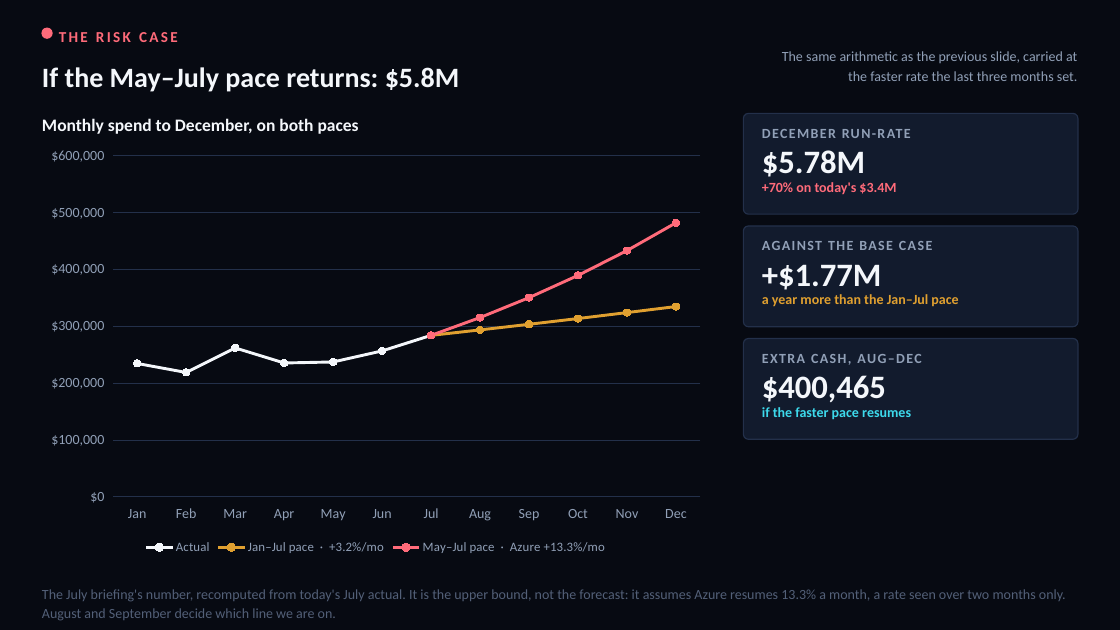
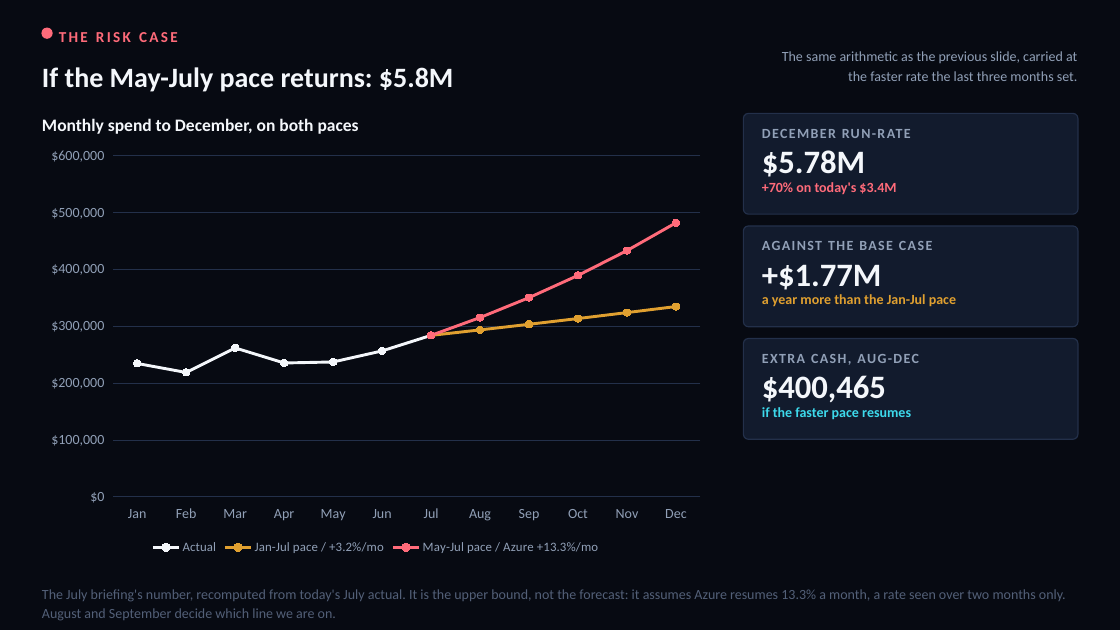
Before and after one commit to arielga5-code/Finops, a slide deck: slide 3 of deck/Harel_Cloud_Cost_CIO_Final.pptx. Drawn at 1120x630 pixels with LibreOffice and Linux fonts; fonts in the diff are those of the drawing. Boxes give left, top, right and bottom in pixels: in the first picture for what was removed or moved away, otherwise in the second. Text is boxed around its words. In the diff, an @@ line names an element or a change of style, - is before the commit and + after.

```diff
--- a/deck/Harel_Cloud_Cost_CIO_Final.pptx
+++ b/deck/Harel_Cloud_Cost_CIO_Final.pptx
@@ text at <box>42,67,454,92</box>: text changed @@
-If the May–July pace returns: $5.8M
+If the May-July pace returns: $5.8M
@@ line chart at <box>38,139,714,559</box> @@
-Jan–Jul pace  ·  +3.2%/mo: -, -, -, -, -, -, 280000, 290000, 300000, 310000, 320000, 330000
+Jan-Jul pace / +3.2%/mo: -, -, -, -, -, -, 280000, 290000, 300000, 310000, 320000, 330000
-May–Jul pace  ·  Azure +13.3%/mo: -, -, -, -, -, -, 280000, 310000, 350000, 390000, 430000, 480000
+May-Jul pace / Azure +13.3%/mo: -, -, -, -, -, -, 280000, 310000, 350000, 390000, 430000, 480000
@@ text at <box>762,294,956,307</box>: text changed @@
-a year more than the Jan–Jul pace
+a year more than the Jan-Jul pace
@@ text at <box>762,354,920,363</box>: text changed @@
-EXTRA CASH, AUG–DEC
+EXTRA CASH, AUG-DEC
```
Also in this commit, not shown: 32 other slides changed, 1 slide removed, 6 other files.
